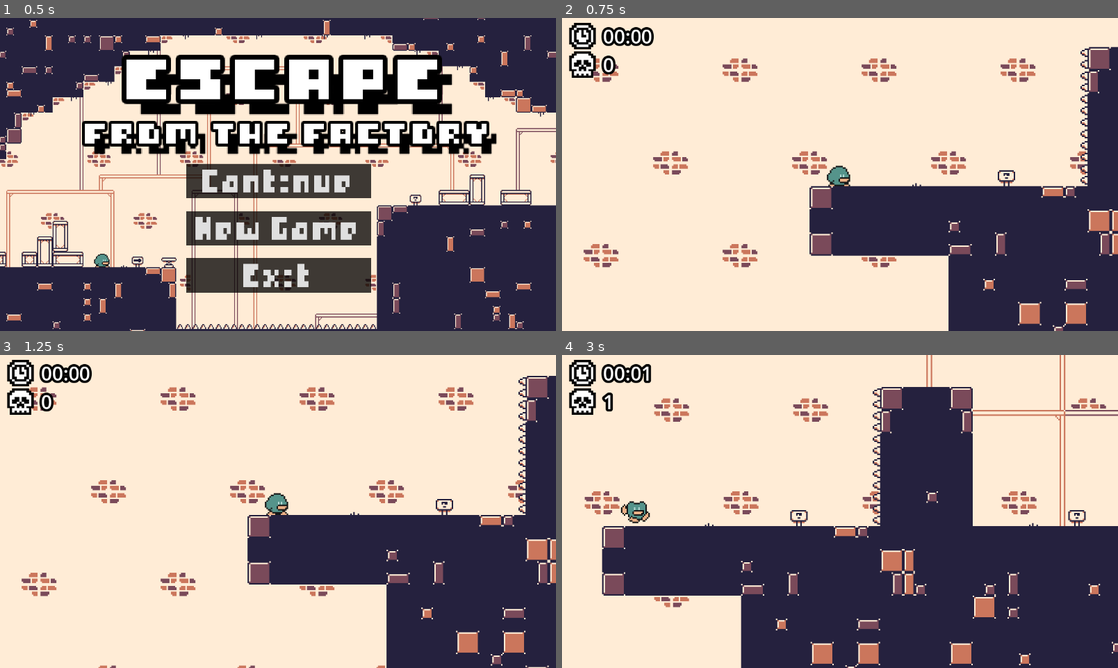
Above: before the commit, frames 1-4 (two rows, left to right).
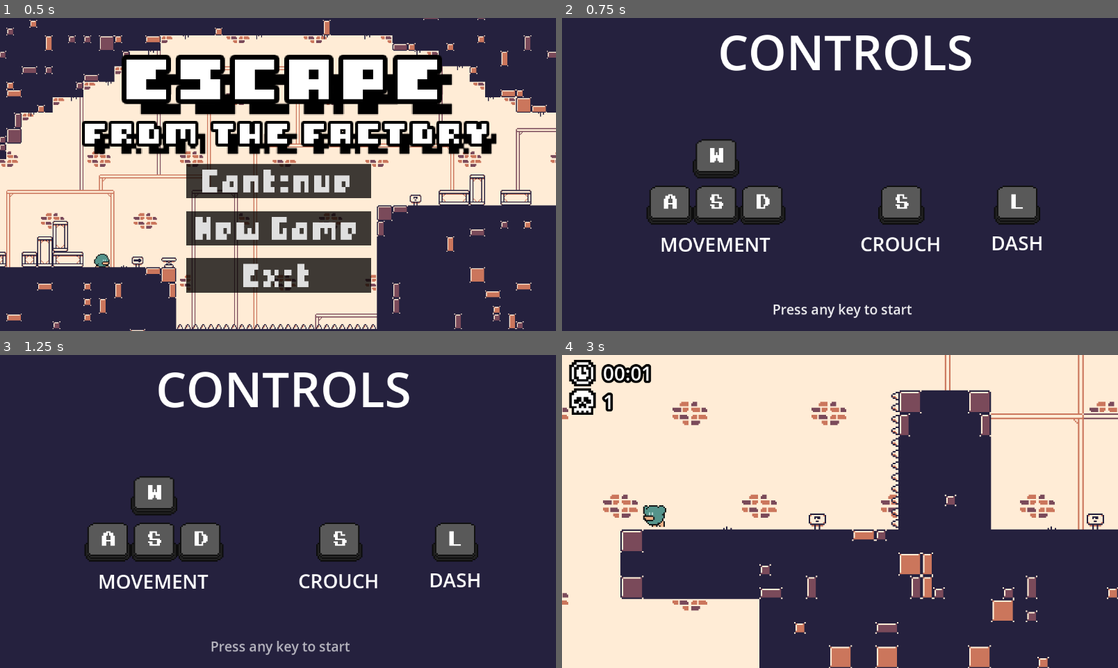
Above: after the commit, the same moments.

Repository: RadoslawG123/EscapeFromTheFactoryGame
Game: Godot game, scene res://Scenes/main_menu.tscn
Same seed, same stepped clock (60 frames per second), same inputs: the game is played once before the commit and once after it. The project has no main scene, so this scene is started directly.
Inputs (mouse positions are in pixels of both pictures, inside the frame that each line leads up to):
- Up to frame 1 (0.5 s): no input
- Up to frame 2 (0.75 s): click "New Game" at 0.5 s
- Up to frame 3 (1.25 s): no input
- Up to frame 4 (3 s): tap Enter (reload) at 1.25 s; move the mouse to (962, 495) at 1.27 s; hold Down (crouch) 1.28-2.03 s; hold Right (move_right) 1.28-2.78 s; tap Space (jump) at 1.52, 2.27 s; move the mouse to (728, 527) at 2.02 s; tap Keypad 0 (dash) at 2.1 s; move the mouse to (895, 442) at 2.77 s; hold Left (move_left) from 2.78 s (still down); hold Down (crouch) from 2.78 s (still down)

Frame 1 is identical in both runs. In frame 2, 83% of the frame differs, in the area x 0-100%, y 0-100%; in frame 3, 82%; in frame 4, 16%.

Commit message:
Create a first version of game_instructions_screen scene.

Diff:
--- /dev/null
+++ b/Scenes/game_instructions_screen.gd
@@ -0,0 +1,15 @@
+extends Control
+
+# Safety variable which prevents errors linked with buttons pushing by player
+var already_pressed = false
+
+func _input(event):
+	# Exclude mouse move as a key to click
+	if event is InputEventMouseMotion:
+		return
+
+	# Starting game
+	if event.is_pressed() and not already_pressed:
+		already_pressed = true
+
+		get_tree().change_scene_to_file("res://Scenes/game.tscn")
--- a/Scenes/game_instructions_screen.tscn
+++ b/Scenes/game_instructions_screen.tscn
@@ -1,6 +1,7 @@
-[gd_scene load_steps=4 format=3 uid="uid://vhb30ley867a"]
+[gd_scene load_steps=9 format=3 uid="uid://vhb30ley867a"]
 
 [ext_resource type="Texture2D" uid="uid://xnpney4t1nea" path="res://Assets/Others/Gerald's Keys/KeySample.png" id="1_8plkp"]
+[ext_resource type="Script" uid="uid://5jxbsb8pakqp" path="res://Scenes/game_instructions_screen.gd" id="1_usqun"]
 
 [sub_resource type="TileSetAtlasSource" id="TileSetAtlasSource_usqun"]
 texture = ExtResource("1_8plkp")
@@ -51,6 +52,48 @@
 [sub_resource type="TileSet" id="TileSet_3nyu0"]
 sources/1 = SubResource("TileSetAtlasSource_usqun")
 
+[sub_resource type="Animation" id="Animation_8plkp"]
+resource_name = "TextInstructionsAnimation"
+
+[sub_resource type="Animation" id="Animation_usqun"]
+resource_name = "InstructionsTextAnimation"
+length = 4.0
+loop_mode = 1
+tracks/0/type = "value"
+tracks/0/imported = false
+tracks/0/enabled = true
+tracks/0/path = NodePath("Label5:modulate")
+tracks/0/interp = 1
+tracks/0/loop_wrap = true
+tracks/0/keys = {
+"times": PackedFloat32Array(0, 2, 4),
+"transitions": PackedFloat32Array(1, 1, 1),
+"update": 0,
+"values": [Color(1, 1, 1, 1), Color(1, 1, 1, 0), Color(1, 1, 1, 1)]
+}
+
+[sub_resource type="Animation" id="Animation_3nyu0"]
+length = 0.001
+tracks/0/type = "value"
+tracks/0/imported = false
+tracks/0/enabled = true
+tracks/0/path = NodePath("Label5:modulate")
+tracks/0/interp = 1
+tracks/0/loop_wrap = true
+tracks/0/keys = {
+"times": PackedFloat32Array(0),
+"transitions": PackedFloat32Array(1),
+"update": 0,
+"values": [Color(1, 1, 1, 1)]
+}
+
+[sub_resource type="AnimationLibrary" id="AnimationLibrary_7bsvk"]
+_data = {
+&"InstructionsTextAnimation": SubResource("Animation_usqun"),
+&"RESET": SubResource("Animation_3nyu0"),
+&"TextInstructionsAnimation": SubResource("Animation_8plkp")
+}
+
 [node name="Control" type="Control"]
 layout_mode = 3
 anchors_preset = 15
@@ -58,17 +101,77 @@
 anchor_bottom = 1.0
 grow_horizontal = 2
 grow_vertical = 2
+script = ExtResource("1_usqun")
 
 [node name="ColorRect" type="ColorRect" parent="."]
 layout_mode = 1
 anchors_preset = -1
 anchor_right = 0.996
 anchor_bottom = 1.0
-offset_right = -0.39209
+offset_right = 7.60803
 color = Color(0.145098, 0.129412, 0.243137, 1)
 
 [node name="TileMap" type="TileMap" parent="."]
+position = Vector2(7, 20)
 scale = Vector2(3, 3)
 tile_set = SubResource("TileSet_3nyu0")
 format = 2
-layer_0/tile_data = PackedInt32Array(327684, 131073, 1, 196614, 196609, 4, 327686, 393217, 3, 327688, 327681, 1, 327693, 393217, 2)
+layer_0/tile_data = PackedInt32Array(327686, 196609, 4, 458756, 131073, 1, 458758, 393217, 3, 458760, 327681, 1, 458771, 393217, 2, 458766, 393217, 3)
+
+[node name="Label" type="Label" parent="."]
+layout_mode = 0
+offset_left = 130.0
+offset_top = 441.0
+offset_right = 506.0
+offset_bottom = 496.0
+theme_override_font_sizes/font_size = 40
+text = "MOVEMENT"
+horizontal_alignment = 1
+
+[node name="Label2" type="Label" parent="."]
+layout_mode = 0
+offset_left = 574.0
+offset_top = 440.0
+offset_right = 830.0
+offset_bottom = 495.0
+theme_override_font_sizes/font_size = 40
+text = "CROUCH"
+horizontal_alignment = 1
+
+[node name="Label3" type="Label" parent="."]
+layout_mode = 0
+offset_left = 855.0
+offset_top = 438.0
+offset_right = 1031.0
+offset_bottom = 493.0
+theme_override_font_sizes/font_size = 40
+text = "DASH"
+horizontal_alignment = 1
+
+[node name="Label4" type="Label" parent="."]
+layout_mode = 0
+offset_left = 323.0
+offset_top = 1.0
+offset_right = 852.0
+offset_bottom = 138.0
+theme_override_constants/outline_size = 0
+theme_override_font_sizes/font_size = 100
+text = "Controls"
+horizontal_alignment = 1
+uppercase = true
+
+[node name="Label5" type="Label" parent="."]
+layout_mode = 0
+offset_left = 426.0
+offset_top = 584.0
+offset_right = 736.0
+offset_bottom = 626.0
+theme_override_font_sizes/font_size = 28
+text = "Press any key to start"
+horizontal_alignment = 1
+
+[node name="TextAnimation" type="AnimationPlayer" parent="."]
+libraries = {
+&"": SubResource("AnimationLibrary_7bsvk")
+}
+autoplay = "InstructionsTextAnimation"
--- a/Scenes/main_menu.tscn
+++ b/Scenes/main_menu.tscn
@@ -1267,7 +1267,7 @@
 visible = false
 position = Vector2(110.5, 248)
 
-[node name="AnimationPlayer" type="AnimationPlayer" parent="."]
+[node name="TitleTextAnimation" type="AnimationPlayer" parent="."]
 libraries = {
 &"": SubResource("AnimationLibrary_trj04")
 }
--- a/Scripts/main_menu.gd
+++ b/Scripts/main_menu.gd
@@ -13,7 +13,7 @@
 		dir.remove("savegame.tres")
 
 	## Changing scene to "game"
-	get_tree().change_scene_to_file("res://Scenes/game.tscn")
+	get_tree().change_scene_to_file("res://Scenes/game_instructions_screen.tscn")
 
 ## Exit
 func _on_exit_button_pressed() -> void:
Not shown, added: Scenes/game_instructions_screen.gd.uid
